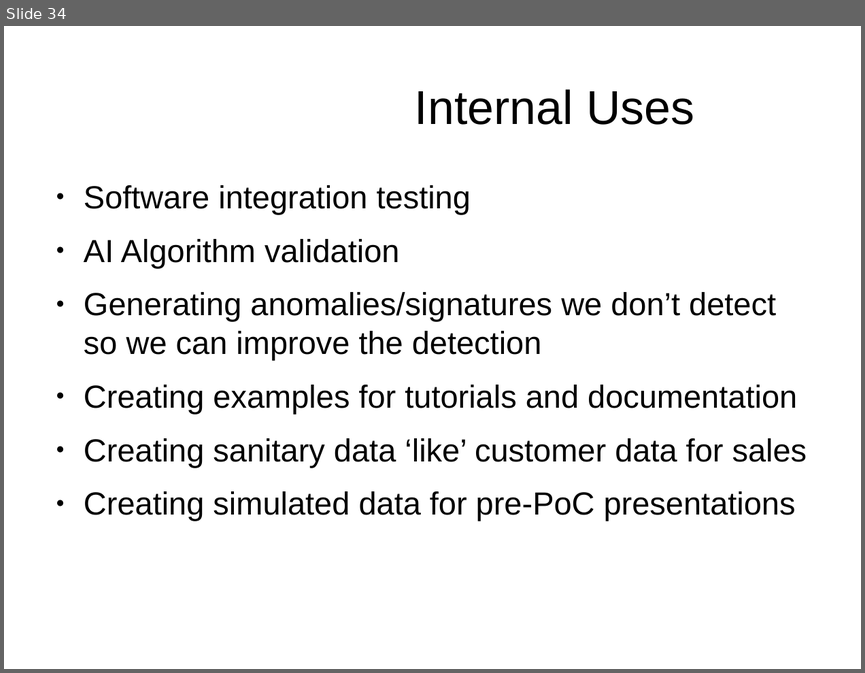
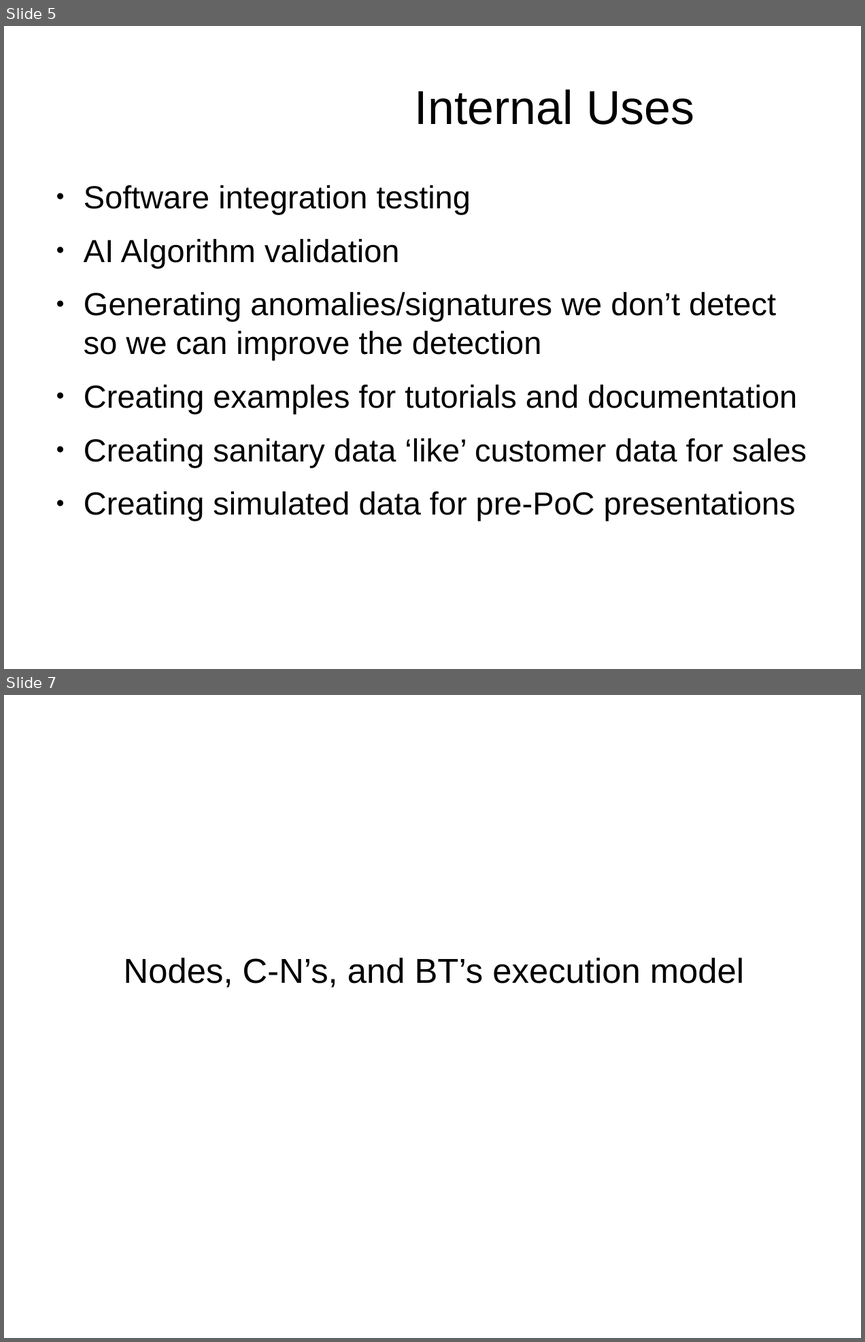
Before and after one commit to simularity/SimGen, a slide deck: docs/tutorial.odp. Shown one above the other, each under a label of ours: slide 34 before the commit, slides 5 and 7 after it; the slides between them are not shown. The pictures are 865x673 and 865x1342 pixels, drawn with LibreOffice and Linux fonts; fonts in the diff are those of the drawing; background and template pictures are left out. Boxes give left, top, right and bottom in pixels: in the first picture for what was removed or moved away, otherwise in the second. Text is boxed around its words. In the diff, an @@ line names an element or a change of style, - is before the commit and + after.

```diff
--- a/docs/tutorial.odp
+++ b/docs/tutorial.odp
@@ slide 7 added at (4,695,861,1338), background #FFFFFF @@
@@ subtitle added at (124,957,744,987), 32 pt, text #000000 @@
+Nodes, C-N’s, and BT’s execution model
@@ what was slide 34 is now slide 5 @@
```
Also in this commit, not shown: 5 slides changed, 3 other slides added, 1 slide removed, 2 other files.
